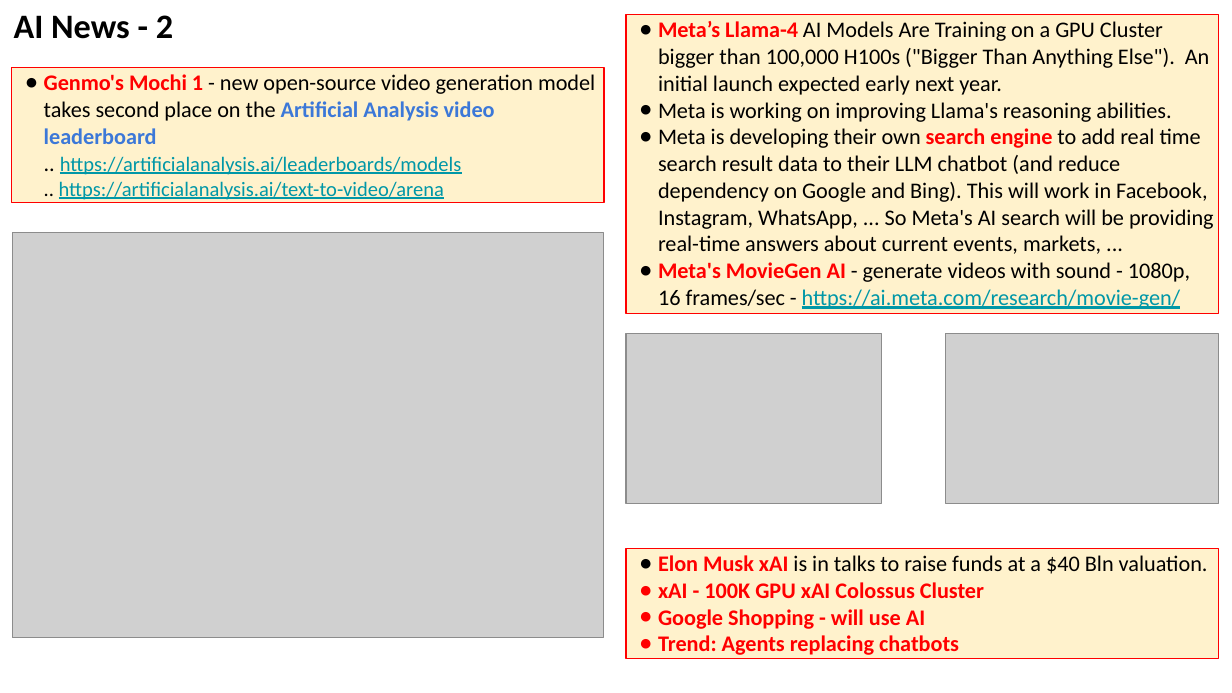
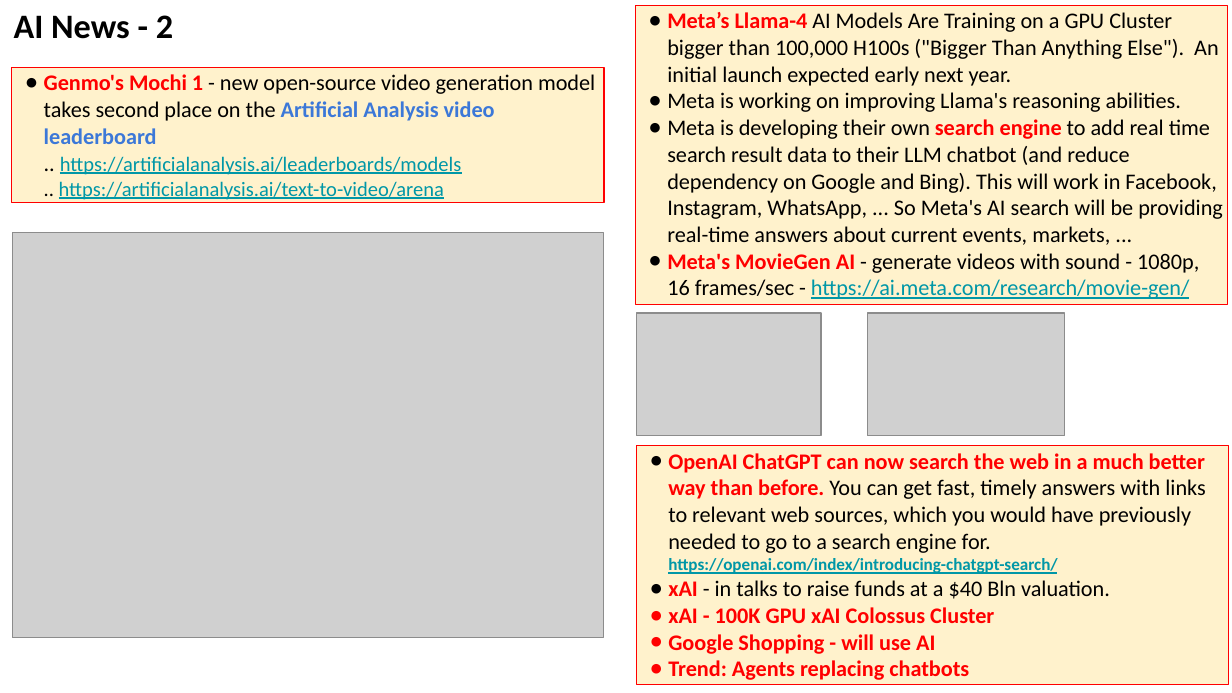
Before and after one commit to lselector/seminar, a slide deck: slide 3 of 2024/2024-11-01-AI-Updates.pptx. Drawn at 1232x693 pixels with LibreOffice and Linux fonts; fonts in the diff are those of the drawing; grey boxes stand for pictures. Boxes give left, top, right and bottom in pixels: in the first picture for what was removed or moved away, otherwise in the second. Text is boxed around its words. In the diff, an @@ line names an element or a change of style, - is before the commit and + after.

```diff
--- a/2024/2024-11-01-AI-Updates.pptx
+++ b/2024/2024-11-01-AI-Updates.pptx
@@ rectangle "Meta’s Llama-4 AI Models Are ...": place and size @@
-rectangle "Meta’s Llama-4 AI Models Are ..." at box(626, 15, 1218, 314)
+rectangle "Meta’s Llama-4 AI Models Are ..." at box(636, 5, 1228, 304)
@@ picture added at box(636, 313, 821, 436) @@
@@ picture added at box(867, 313, 1064, 436) @@
@@ picture removed at box(626, 334, 881, 504) @@
@@ picture removed at box(945, 334, 1217, 504) @@
@@ rectangle "OpenAI ChatGPT can now search ...": place and size @@
-rectangle "OpenAI ChatGPT can now search ..." at box(626, 548, 1218, 659)
+rectangle "OpenAI ChatGPT can now search ..." at box(636, 446, 1228, 685)
@@ text in rectangle at box(668, 453, 1205, 599): text changed @@
-● Elon Musk xAI is in talks to raise funds at a $40 Bln valuation.
+● OpenAI ChatGPT can now search the web in a much better way than before. You can get fast, timely answers with links to relevant web sources, which you would have previously needed to go to a search engine for.
+  https://openai.com/index/introducing-chatgpt-search/
+● xAI - in talks to raise funds at a $40 Bln valuation.
```
Also in this commit, not shown: 8 other slides changed, 5 slides added.
